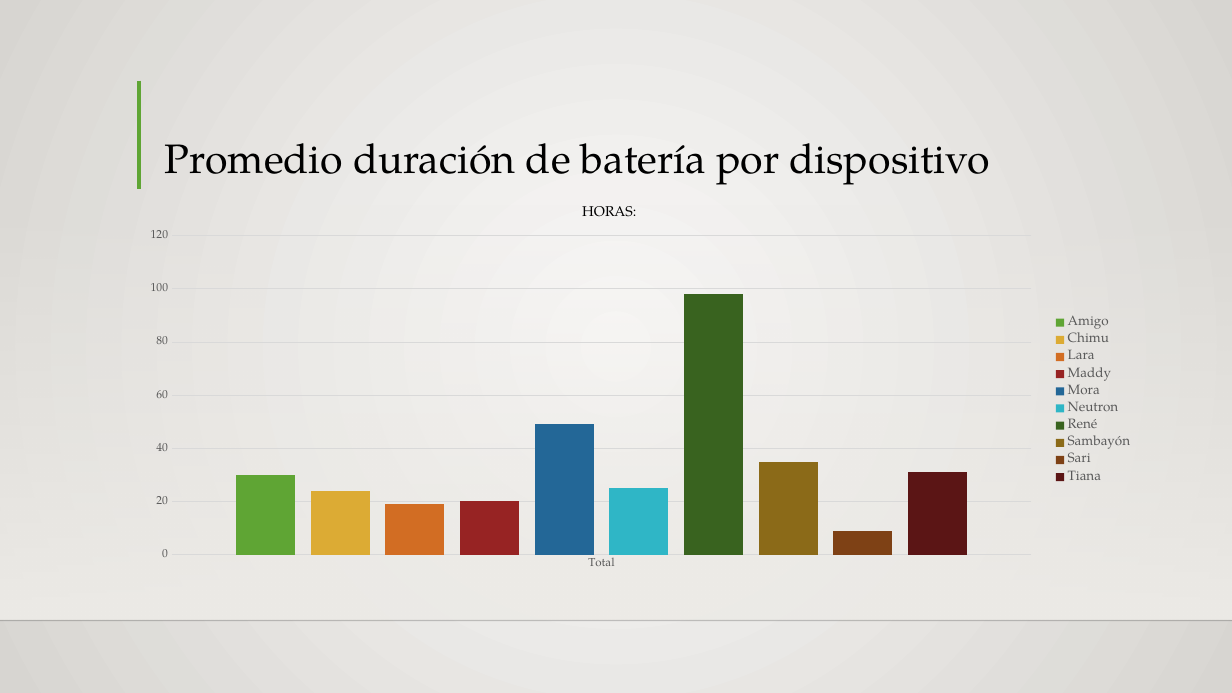
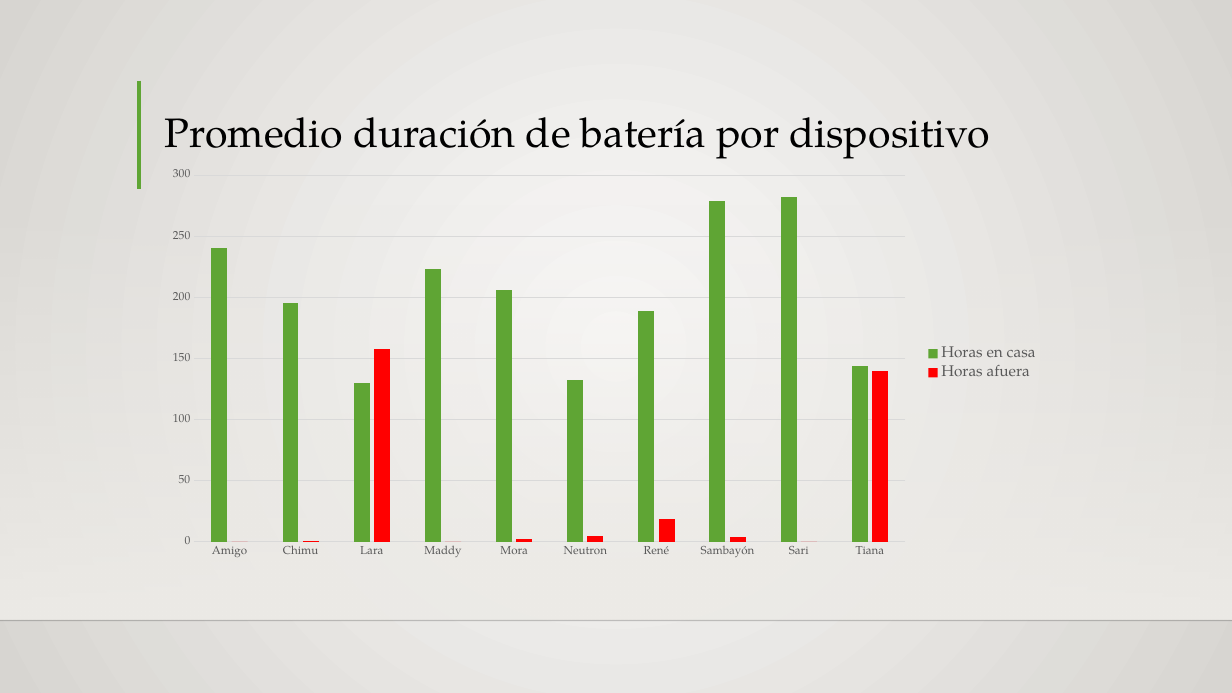
Before and after one commit to Siriusg2/resumenipa, a slide deck: slide 5 of excel_reports/IPApresentacion.pptx. Drawn at 1232x693 pixels with LibreOffice and Linux fonts; fonts in the diff are those of the drawing; background and template pictures are left out. Boxes give left, top, right and bottom in pixels: in the first picture for what was removed or moved away, otherwise in the second. Text is boxed around its words. In the diff, an @@ line names an element or a change of style, - is before the commit and + after.

```diff
--- a/excel_reports/IPApresentacion.pptx
+++ b/excel_reports/IPApresentacion.pptx
@@ title "Promedio duración de batería por ...": place and size @@
-title "Promedio duración de batería por ..." at box(164, 143, 990, 185)
+title "Promedio duración de batería por ..." at box(164, 117, 990, 159)
@@ column chart at box(155, 161, 1049, 565) @@
-categories: Total
+categories: Amigo, Chimu, Lara, Maddy, Mora, Neutron, René, Sambayón, Sari, Tiana
-Amigo: 30
+Horas en casa: 240, 195, 130, 223, 206, 132, 189, 279, 282, 144
-Chimu: 24
+Horas afuera: 0, 1, 158, 0, 2, 5, 19, 4, 0, 140
@@ colour of Horas afuera #DCAB34 to #FF0000 @@
-Lara: 19
-Maddy: 20
-Mora: 49
-Neutron: 25
-René: 98
-Sambayón: 35
-Sari: 9
-Tiana: 31
@@ legend changed @@
@@ column chart: place and size @@
-column chart at box(130, 223, 1142, 577)
+column chart at box(155, 161, 1049, 565)
@@ text removed at box(582, 206, 636, 217) @@
-HORAS:
```
Also in this commit, not shown: 1 slide added, 2 other files.
